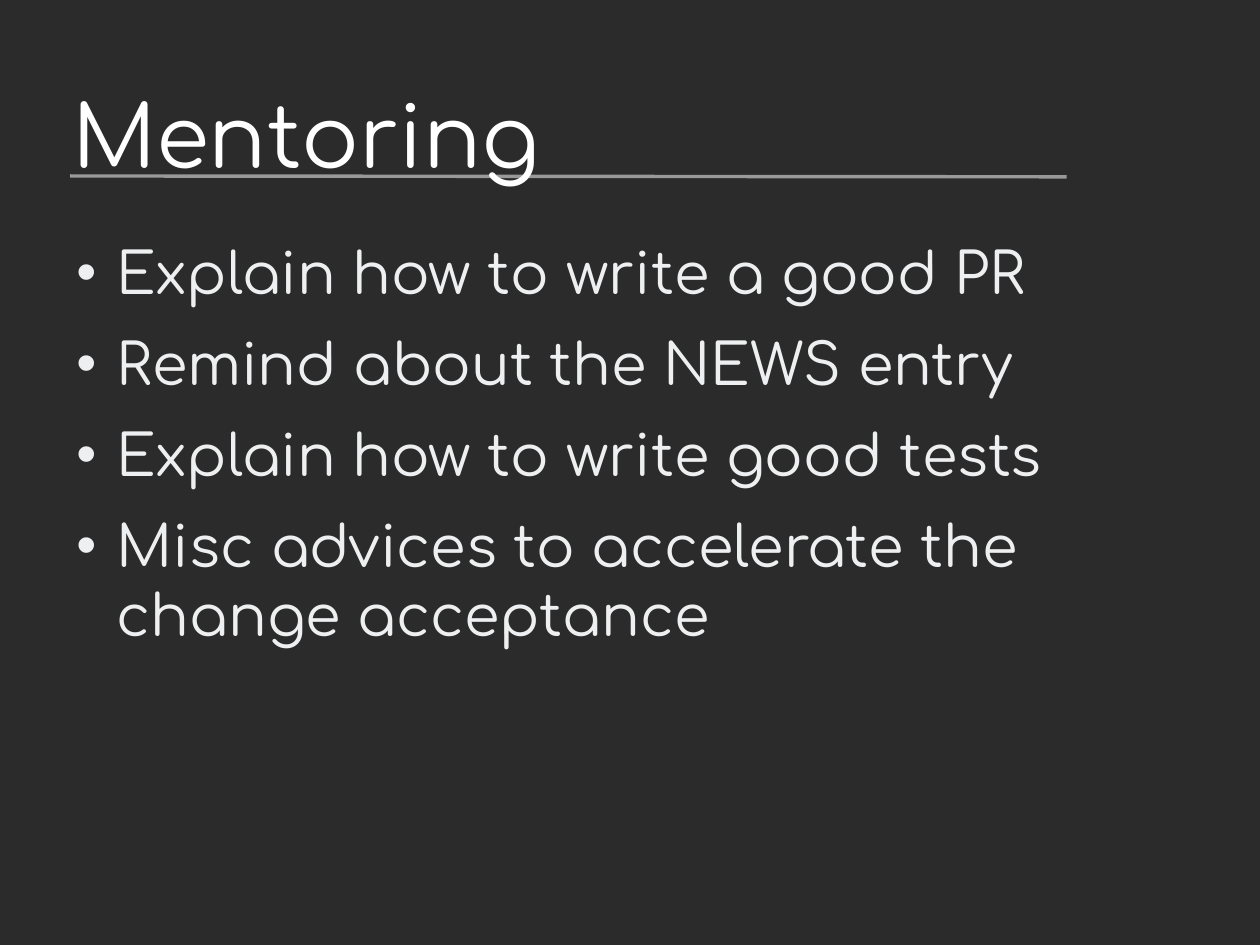
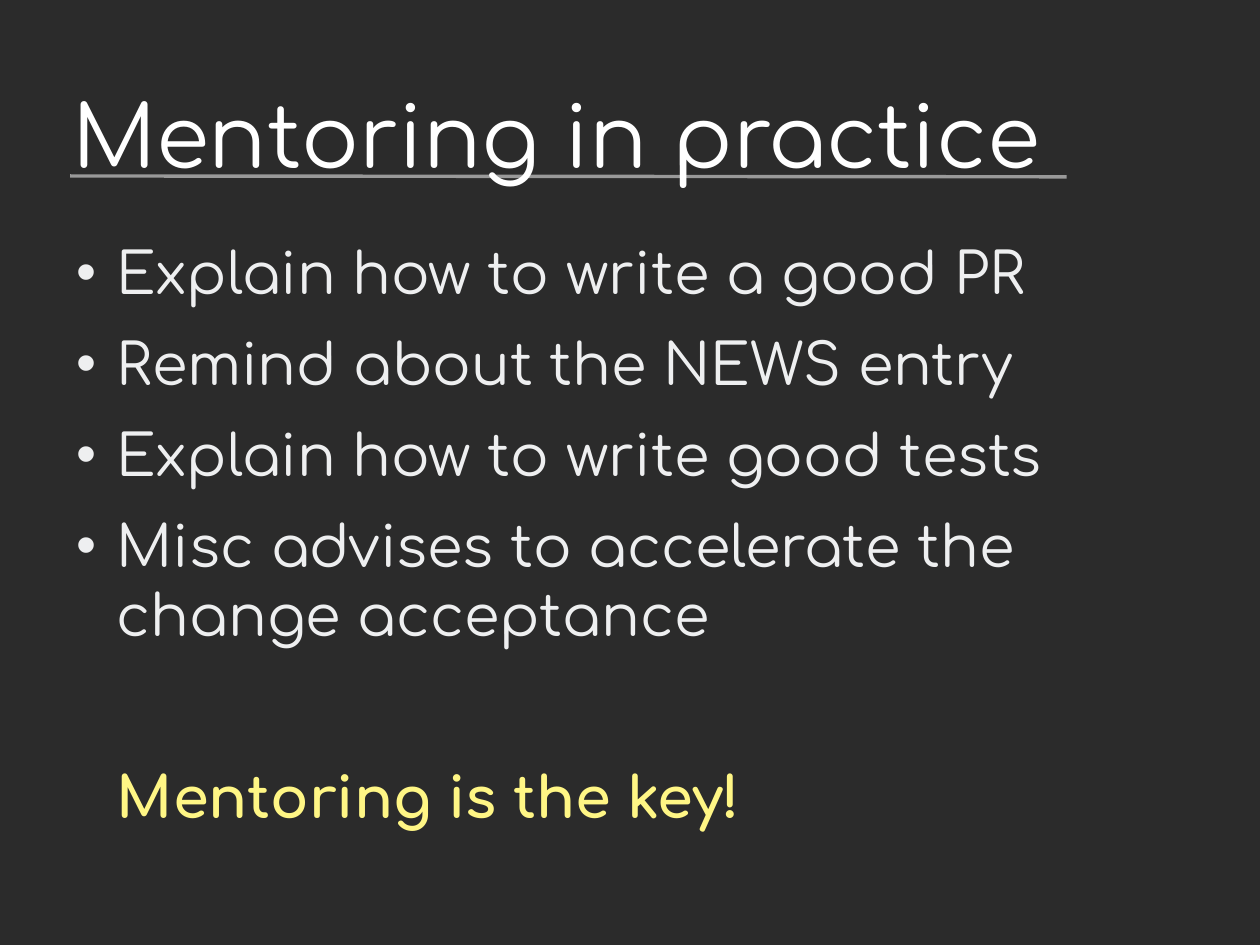
Before and after one commit to vstinner/talks, a slide deck: slide 7 of 2018-PyconUS/contributors.odp (slide 6 before the commit). Drawn at 1260x945 pixels with LibreOffice and Linux fonts; fonts in the diff are those of the drawing; background and template pictures are left out; a plain dark background stands for a picture behind light text. Boxes give left, top, right and bottom in pixels: in the first picture for what was removed or moved away, otherwise in the second. Text is boxed around its words. In the diff, an @@ line names an element or a change of style, - is before the commit and + after.

```diff
--- a/2018-PyconUS/contributors.odp
+++ b/2018-PyconUS/contributors.odp
@@ title at (72, 101, 1040, 188): text changed @@
-Mentoring
+Mentoring in practice
@@ text at (117, 522, 1014, 832): text changed @@
-• Misc advices to accelerate the change acceptance
+• Misc advises to accelerate the change acceptance
+Mentoring is the key!
```
Also in this commit, not shown: 4 other slides changed, 2 slides added, 3 other files.
